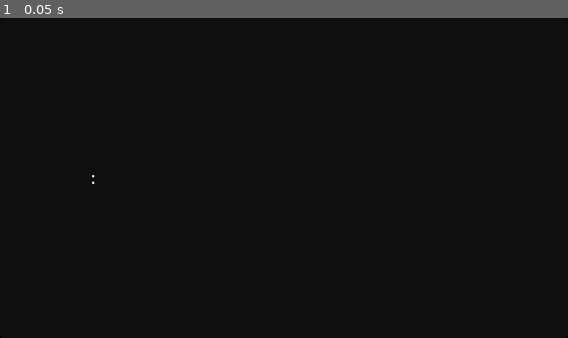
Above: before the commit, frame 1.
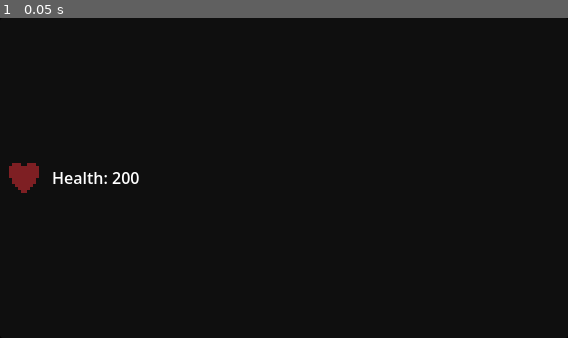
Above: after the commit, the same moment.

Repository: where-fore/blood-moon
Game: Godot game, scene res://temp tests/reward_choice.tscn
Two runs of this game, one before a commit and one after it. Both use one fixed random seed, a clock stepped at 60 frames per second and the inputs below. This scene is started directly instead of the project's main scene.
Inputs:
- Up to frame 1 (0.05 s): no input

The runs differ from the first frame. In frame 1, 0.7% of the frame differs, in the area x 1-25%, y 45-55%.
Error after the commit: Invalid access to property or key 'image' on a base object of type 'Nil'. (res://temp)

Commit message:
reward resource works

Diff:
--- a/project/autoload/stats.gd
+++ b/project/autoload/stats.gd
@@ -5,10 +5,13 @@
 
 var health:StringName = &"Health"
 var attack:StringName = &"Attack"
-var attack_speed:StringName = &"Attack Speed"
+var attack_speed_multiplier:StringName = &"Attack Speed"
 
-var stats:Array[StringName] = [
-	health,
-	attack,
-	attack_speed,
-]
+enum stats {health, attack, attack_speed_multiplier}
+
+func return_name(stat_enum: stats) -> StringName:
+	match stat_enum:
+		stats.health: return health
+		stats.attack: return attack
+		stats.attack_speed_multiplier: return attack_speed_multiplier
+	return &""
--- a/project/loose/main.tscn
+++ b/project/loose/main.tscn
@@ -17,10 +17,11 @@
 [ext_resource type="Script" uid="uid://clexac1mmhg6h" path="res://combat_manager.gd" id="12_0vix3"]
 [ext_resource type="PackedScene" uid="uid://bu0baiemyj4g4" path="res://temp tests/reward_choice.tscn" id="12_g13l7"]
 [ext_resource type="Script" uid="uid://cfhjyw384c0sl" path="res://temp tests/start_combat.gd" id="13_4dsyv"]
+[ext_resource type="Resource" uid="uid://djxrgmdbopuo8" path="res://temp tests/basic_attack.tres" id="13_npwt7"]
 [ext_resource type="Script" uid="uid://crtv10cne2ea5" path="res://temp tests/winner.gd" id="14_4dsyv"]
 [ext_resource type="Script" uid="uid://dyeno2clhdjwo" path="res://temp tests/combatant.gd" id="14_ave2a"]
-[ext_resource type="Texture2D" uid="uid://b848ow16ocra5" path="res://sprites/blood.png" id="14_npwt7"]
-[ext_resource type="Texture2D" uid="uid://cxg0kn5on3sye" path="res://sprites/double_sided_axe.png" id="15_g13l7"]
+[ext_resource type="Resource" uid="uid://cwln6sdmi0rh0" path="res://temp tests/basic_attack_speed.tres" id="14_obmf6"]
+[ext_resource type="Resource" uid="uid://gcp47hshsibo" path="res://temp tests/basic_health.tres" id="15_f4q0r"]
 [ext_resource type="Script" uid="uid://6jgkwbsqcufi" path="res://temp tests/ui_manager.gd" id="21_obmf6"]
 
 [node name="Node2D" type="Node2D" unique_id=383782260]
@@ -201,21 +202,15 @@
 
 [node name="RewardChoice" parent="MainGame/UIBoxStreamlined/HBoxContainer/RewardScreen/VBoxContainer" unique_id=669457632 instance=ExtResource("12_g13l7")]
 layout_mode = 2
-image = ExtResource("3_mex7b")
-stat = "Speed"
-value_speed = 0.5
+reward = ExtResource("14_obmf6")
 
 [node name="RewardChoice2" parent="MainGame/UIBoxStreamlined/HBoxContainer/RewardScreen/VBoxContainer" unique_id=691708868 instance=ExtResource("12_g13l7")]
 layout_mode = 2
-image = ExtResource("14_npwt7")
-stat = "Health"
-value = 100
+reward = ExtResource("13_npwt7")
 
 [node name="RewardChoice3" parent="MainGame/UIBoxStreamlined/HBoxContainer/RewardScreen/VBoxContainer" unique_id=1392033396 instance=ExtResource("12_g13l7")]
 layout_mode = 2
-image = ExtResource("15_g13l7")
-stat = "Attack"
-value = 25
+reward = ExtResource("15_f4q0r")
 
 [node name="Spacer2" parent="MainGame/UIBoxStreamlined/HBoxContainer/RewardScreen/VBoxContainer" unique_id=212561815 instance=ExtResource("2_wqdpu")]
 layout_mode = 2
@@ -367,11 +362,13 @@
 script = ExtResource("14_ave2a")
 starting_max_health = 200
 starting_attack = 50
+base_attack_speed = 1
 
 [node name="Enemy" type="Node2D" parent="CombatManager" unique_id=1896971410]
 script = ExtResource("14_ave2a")
 starting_max_health = 200
 starting_attack = 50
+base_attack_speed = 2
 
 [node name="UIManager" type="Node2D" parent="." unique_id=1224659959 node_paths=PackedStringArray("enemy_combatant")]
 script = ExtResource("21_obmf6")
--- /dev/null
+++ b/project/temp tests/basic_attack.tres
@@ -0,0 +1,10 @@
+[gd_resource type="Resource" script_class="Reward" format=3 uid="uid://djxrgmdbopuo8"]
+
+[ext_resource type="Texture2D" uid="uid://bg51rs1q8l3gi" path="res://sprites/iron_axe.png" id="1_540q8"]
+[ext_resource type="Script" uid="uid://dglf4fk5cme0u" path="res://temp tests/reward.gd" id="1_swd2o"]
+
+[resource]
+script = ExtResource("1_swd2o")
+value = 25
+stat = 1
+image = ExtResource("1_540q8")
--- /dev/null
+++ b/project/temp tests/basic_attack_speed.tres
@@ -0,0 +1,10 @@
+[gd_resource type="Resource" script_class="Reward" format=3 uid="uid://cwln6sdmi0rh0"]
+
+[ext_resource type="Script" uid="uid://dglf4fk5cme0u" path="res://temp tests/reward.gd" id="1_ahg32"]
+[ext_resource type="Texture2D" uid="uid://cdrdpsiijftie" path="res://sprites/dexterity.png" id="1_tfq51"]
+
+[resource]
+script = ExtResource("1_ahg32")
+value = 10
+stat = 2
+image = ExtResource("1_tfq51")
--- /dev/null
+++ b/project/temp tests/basic_health.tres
@@ -0,0 +1,9 @@
+[gd_resource type="Resource" script_class="Reward" format=3 uid="uid://gcp47hshsibo"]
+
+[ext_resource type="Texture2D" uid="uid://gw80on1ihg7f" path="res://sprites/heart.png" id="1_6gnqq"]
+[ext_resource type="Script" uid="uid://dglf4fk5cme0u" path="res://temp tests/reward.gd" id="1_ggj2f"]
+
+[resource]
+script = ExtResource("1_ggj2f")
+value = 50
+image = ExtResource("1_6gnqq")
--- a/project/temp tests/combatant.gd
+++ b/project/temp tests/combatant.gd
@@ -16,7 +16,7 @@
 var current_base_attack_speed:float
 var current_attack_speed_multiplier:int
 var current_attack_speed:float:
-	get(): return current_base_attack_speed / (100+current_attack_speed_multiplier)/100
+	get(): return current_base_attack_speed / ((100.0 + float(current_attack_speed_multiplier))/ 100.0)
 
 var active_in_combat:bool = false
 var current_target:Combatant
--- a/project/temp tests/combatant_ui.gd
+++ b/project/temp tests/combatant_ui.gd
@@ -14,4 +14,4 @@
 	if combatant == combatant_to_track:
 		health_label.text = str(combatant.current_max_health - combatant.current_sustained_damage)
 		attack_label.text = str(combatant.current_attack)
-		speed_label.text = str(combatant.turn_cooldown)
+		speed_label.text = str(combatant.current_attack_speed)
--- a/project/temp tests/progress_bar.gd
+++ b/project/temp tests/progress_bar.gd
@@ -8,5 +8,5 @@
 
 func update(combatant_check:Combatant) -> void:
 	if combatant_check == combatant_to_track:
-		max_value = combatant_check.turn_cooldown
+		max_value = combatant_check.current_attack_speed
 		value = combatant_check.elapsed_turn_timer
--- a/project/temp tests/reward.gd
+++ b/project/temp tests/reward.gd
@@ -1,10 +1,11 @@
-extends Node
+extends Resource
 class_name Reward
 
-var value:int
-var stat:StringName
+@export var value:int
+@export var stat:Stats.stats
+@export var image:Texture
 
-func setup(stat_name:StringName, value_to_add:int) -> void:
+func setup(stat_name:Stats.stats, value_to_add:int) -> void:
 	value = value_to_add
 
 	if not stat_name in Stats.stats:
--- a/project/temp tests/reward_choice.gd
+++ b/project/temp tests/reward_choice.gd
@@ -1,24 +1,17 @@
 extends Control
 
-@export var image:Texture
-@export var stat:String
-@export var value:int
-@export var value_speed:float
+@export var reward:Reward
 @export var texture_rect:TextureRect
 @export var name_label:Label
 @export var value_label:Label
 
 
 func _ready() -> void:
-	texture_rect.texture = image
+	texture_rect.texture = reward.image
 
-	name_label.text = stat + ":"
+	name_label.text = Stats.return_name(reward.stat) + ":"
 
-	var text_to_set:String
-	if value:
-		text_to_set = str(value)
-	elif value_speed:
-		text_to_set = str(value_speed)
-	else:
-		push_error("neither value or value_speed were set for: ", name)
+	var text_to_set:String = str(reward.value)
+	if reward.stat == Stats.stats.attack_speed_multiplier: text_to_set += "%"
+
 	value_label.text = text_to_set
